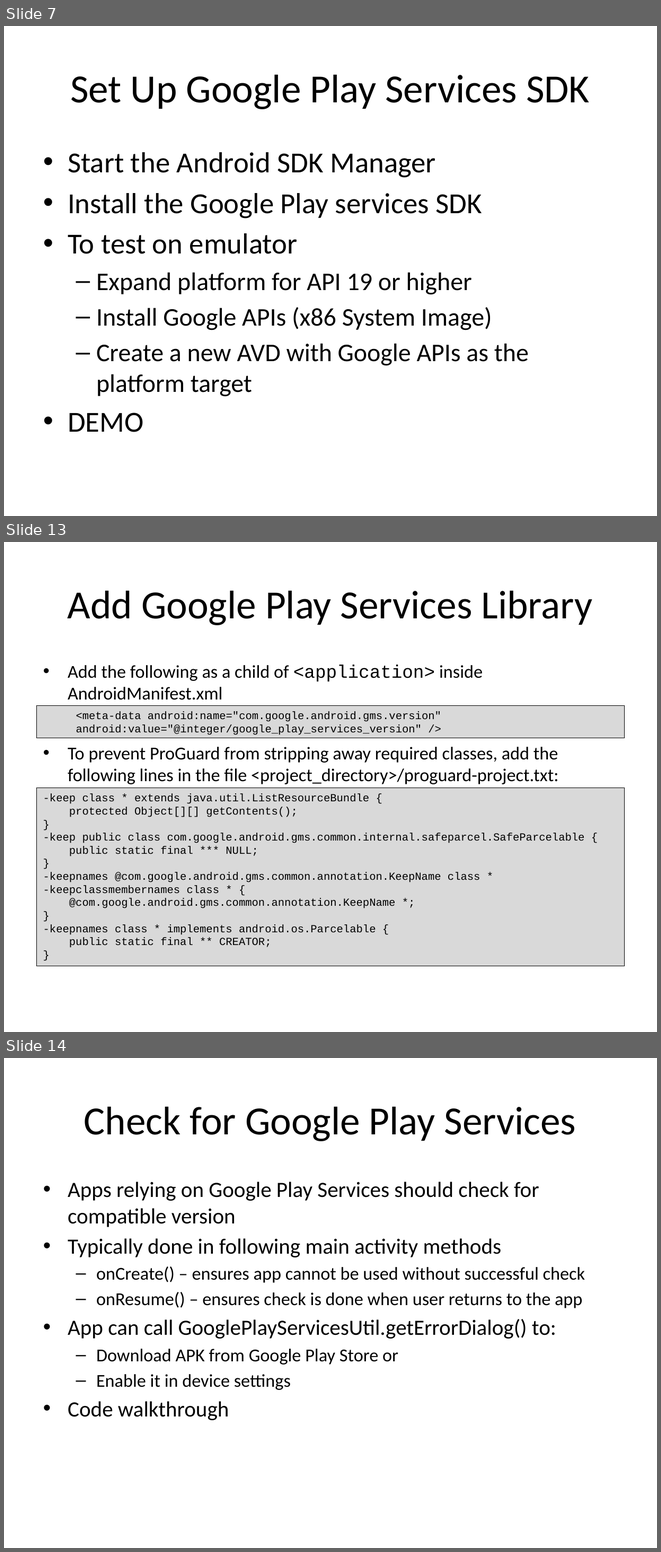
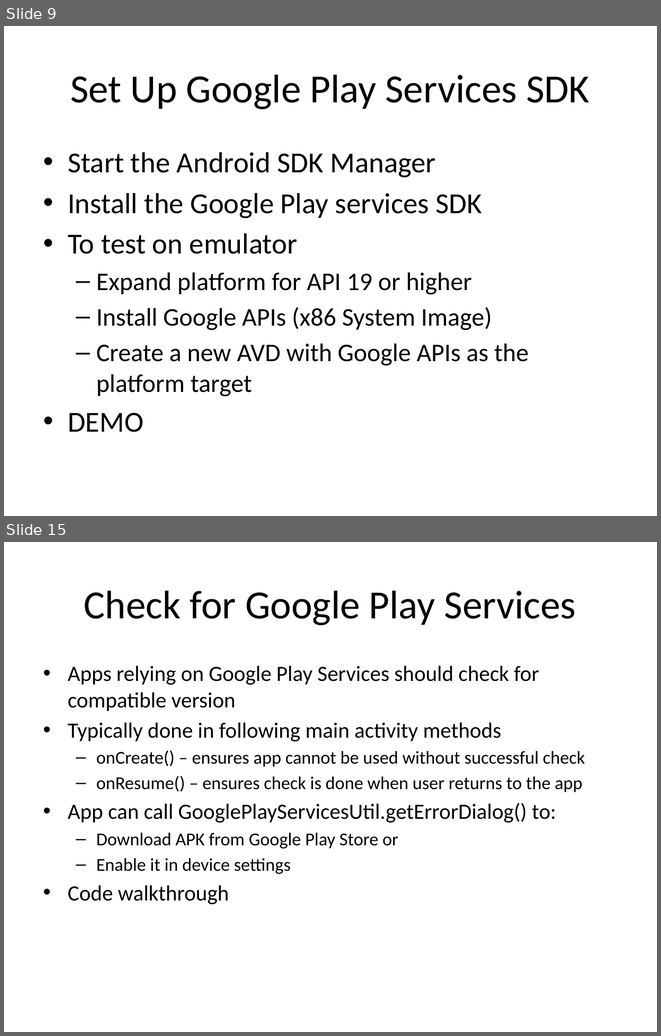
Before and after one commit to LeadingEDJE/MobilePushNotification, a slide deck: Implementing Push Notification in Android.pptx. Shown one above the other, each under a label of ours: slides 7, 13 and 14 before the commit, slides 9 and 15 after it; the slides between them are not shown. The pictures are 661x1552 and 661x1036 pixels, drawn with LibreOffice and Linux fonts; fonts in the diff are those of the drawing; background and template pictures are left out. Boxes give left, top, right and bottom in pixels: in the first picture for what was removed or moved away, otherwise in the second. Text is boxed around its words. In the diff, an @@ line names an element or a change of style, - is before the commit and + after.

```diff
--- a/Implementing Push Notification in Android.pptx
+++ b/Implementing Push Notification in Android.pptx
@@ slide 13 removed at (4,542,657,1032), background picture (left out) @@
@@ title removed at (68,590,593,625) @@
-Add Google Play Services Library
@@ text removed at (68,664,483,700) @@
-• Add the following as a child of <application> inside AndroidManifest.xml
@@ text removed at (37,705,624,738) @@
-  <meta-data android:name="com.google.android.gms.version" android:value="@integer/google_play_services_version" />
@@ text removed at (68,747,558,784) @@
-• To prevent ProGuard from stripping away required classes, add the following lines in the file <project_directory>/proguard-project.txt:
@@ rectangle removed at (37,787,624,966) @@
--keep class * extends java.util.ListResourceBundle {
-protected Object[][] getContents();
-}
--keep public class com.google.android.gms.common.internal.safeparcel.SafeParcelable {
-public static final *** NULL;
-}
--keepnames @com.google.android.gms.common.annotation.KeepName class *
--keepclassmembernames class * {
-@com.google.android.gms.common.annotation.KeepName *;
-}
--keepnames class * implements android.os.Parcelable {
-public static final ** CREATOR;
-}
@@ what was slide 7 is now slide 9 @@
@@ what was slide 14 is now slide 15 @@
```
Also in this commit, not shown: 10 slides changed, 2 slides added, 1 other slide removed.
